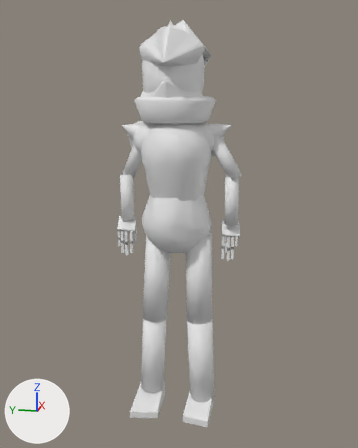
The Blender file Between The Lines/Assets/placeholderCharacter.blend as it was, and as the next commit left it.
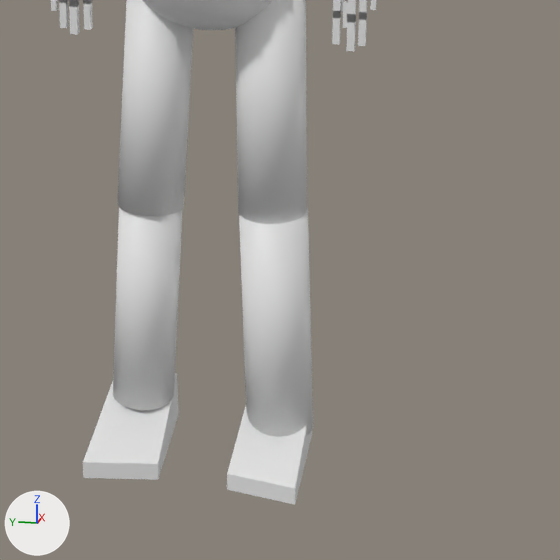
The first picture shows the older version from a 50 mm lens placed at (-16.12, -3.49, 10.58), pointed at (3.62, 0.46, 5.64). The close-ups show both versions on the part from 28% to 85% of the width and 54% to 100% of the height of that picture; other places that the commit changed are outside them. Every picture has the same lights, and +X, +Y and +Z are marked at lower left.

The first close-up shows 'Crotch', 'Cube.001', 'Cube.003', 'Cube.005', 'Cube.007', 'Left Foot', 'Left Leg', 'Left Thigh', 'Right Foot', 'Right Leg', 'Right Thigh'.
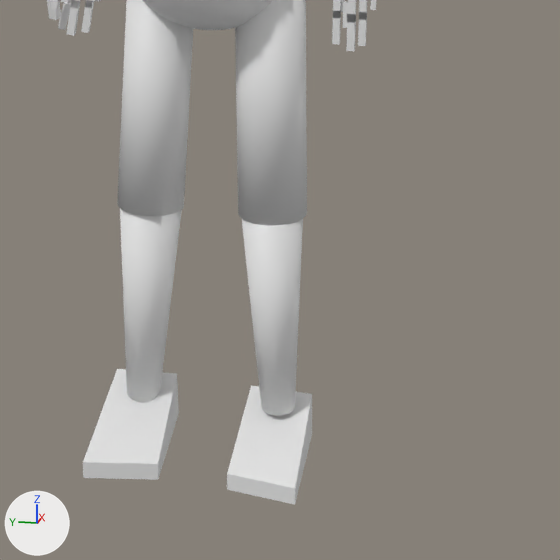
Where the newer file only moved an object's origin or applied its transform, the numbers keep the older frame.

Where the change shows, as pixel boxes (x1, y1, x2, y2) in the close-ups (560 x 560 px; the box of a moved part takes in the faces that stretch with it):
'Left Leg', reshaped, moved, rescaled (17% narrower, 14% shorter): before (239, 209, 313, 437); after (242, 219, 303, 416)
'Right Leg', reshaped (11% narrower): before (113, 208, 183, 410); after (120, 208, 182, 402)
'Cube.003', moved, turned: before (69, 0, 80, 35); after (67, 0, 80, 36)
'Cube.001', moved, turned: before (83, 0, 93, 30); after (81, 0, 93, 33)
'Cube.005', moved, turned: before (59, 0, 69, 28); after (58, 0, 71, 30)
'Cube.010', turned (not visible before): after (47, 0, 61, 20)
'Cube.007', turned: before (51, 0, 58, 11); after (51, 0, 59, 9)
part 2 of me_cylinder_010, moved or reshaped: before (239, 213, 313, 437); after (242, 219, 303, 416)

Diff of the bpy script that builds the scene:
```diff
--- a/Between The Lines/Assets/placeholderCharacter.blend.py
+++ b/Between The Lines/Assets/placeholderCharacter.blend.py
@@ me_cylinder_009 @@
 me_cylinder_009.from_pydata(...)  # 64 vertices, 34 faces; spans x -0.23..0.23, y -0.23..0.23, z 0.43..2.02
 # used by ob_right_leg; location = (-0.11, 0.78, -0.48); rotation_euler = (0.051, -0.00314, -0.00257), in degrees (2.9, -0.2, -0.1); scale = (1.82, 1.82, 1.82)
+# me_cylinder_009 part 1: all 32 vertices in x -0.23..0.23, y -0.23..0.23, z 0.43 are scaled about their middle by (0.543, 0.543, 1)
@@ me_cylinder_010 @@
 me_cylinder_010.from_pydata(...)  # 64 vertices, 34 faces; spans x -0.23..0.23, y -0.23..0.23, z 0.43..2.02
 # used by ob_left_leg; location = (-0.11, -1.18, -0.79); rotation_euler = (-0.039, 0.00248, 0.00186), in degrees (-2.2, 0.1, 0.1); scale = (1.94, 1.94, 1.94)
+# me_cylinder_010 part 2: all 32 vertices in x -0.23..0.23, y -0.23..0.23, z 0.43 are scaled about their middle by (0.56, 0.56, 1)
@@ ob_left_leg @@
 ob_left_leg = bpy.data.objects.new('Left Leg', me_cylinder_010)
-ob_left_leg.location = (-0.11, -1.18, -0.79)
+ob_left_leg.location = (-0.11, -1.14, -0.43)
 ob_left_leg.rotation_euler = (-0.039, 0.00248, 0.00186)  # degrees (-2.2, 0.1, 0.1)
-ob_left_leg.scale = (1.94, 1.94, 1.94)
+ob_left_leg.scale = (1.75, 1.75, 1.75)
@@ ob_cube_001 @@
 ob_cube_001 = bpy.data.objects.new('Cube.001', me_cube_011)
-ob_cube_001.location = (-0.05, 1.43, 5.28)
+ob_cube_001.location = (-0.06, 1.49, 5.25)
+ob_cube_001.rotation_euler = (0.169, -0.0183, 0.029)  # degrees (9.7, -1, 1.7)
 ob_cube_001.scale = (0.132, 0.132, 0.132)
@@ ob_cube_003 @@
 ob_cube_003 = bpy.data.objects.new('Cube.003', me_cube_012)
-ob_cube_003.location = (-0.05, 1.62, 5.19)
+ob_cube_003.location = (-0.07, 1.69, 5.19)
+ob_cube_003.rotation_euler = (0.169, -0.0183, 0.029)  # degrees (9.7, -1, 1.7)
 ob_cube_003.scale = (0.145, 0.145, 0.145)
@@ ob_cube_005 @@
 ob_cube_005 = bpy.data.objects.new('Cube.005', me_cube_014)
-ob_cube_005.location = (-0.05, 1.76, 5.28)
+ob_cube_005.location = (-0.12, 1.62, 5.91)
+ob_cube_005.rotation_euler = (-2.944, -0.4, 0.334)  # degrees (-169, -23, 19)
 ob_cube_005.scale = (0.132, 0.132, 0.132)
@@ ob_cube_007 @@
 ob_cube_007.location = (-0.05, 1.88, 5.54)
+ob_cube_007.rotation_euler = (0.169, -0.0183, 0.029)  # degrees (9.7, -1, 1.7)
 ob_cube_007.scale = (0.0969, 0.0969, 0.0969)
@@ ob_cube_010 @@
 ob_cube_010.location = (0.39, 1.43, 5.86)
+ob_cube_010.rotation_euler = (2.947, -0.0336, -5.062)  # degrees (169, -1.9, -290)
 ob_cube_010.scale = (0.167, 0.167, 0.167)
```
